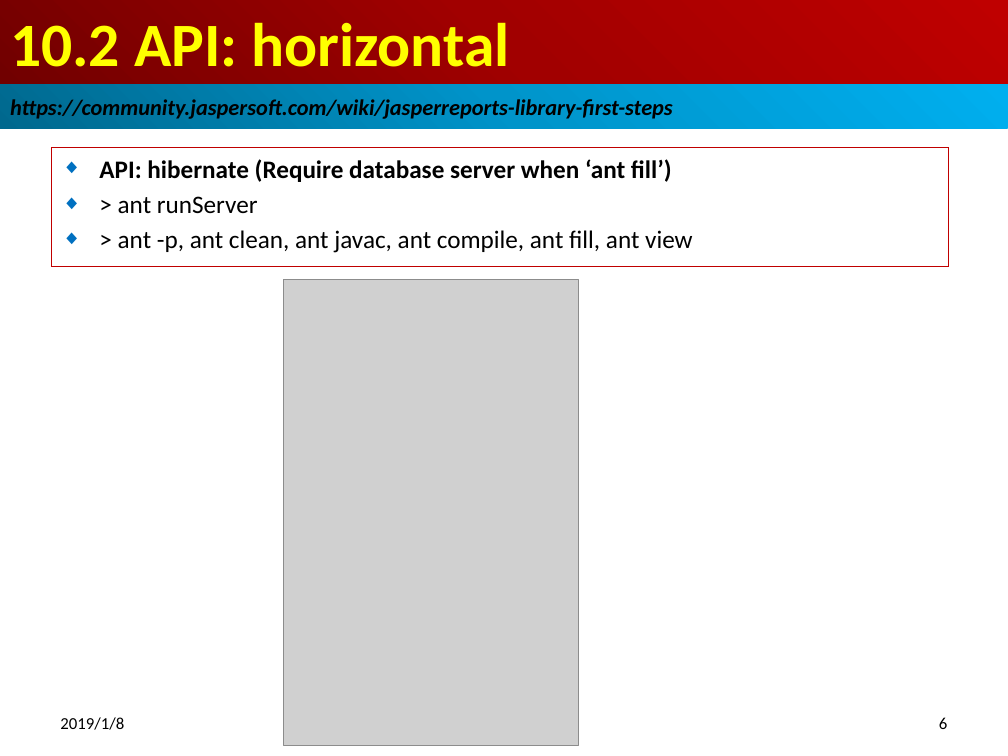
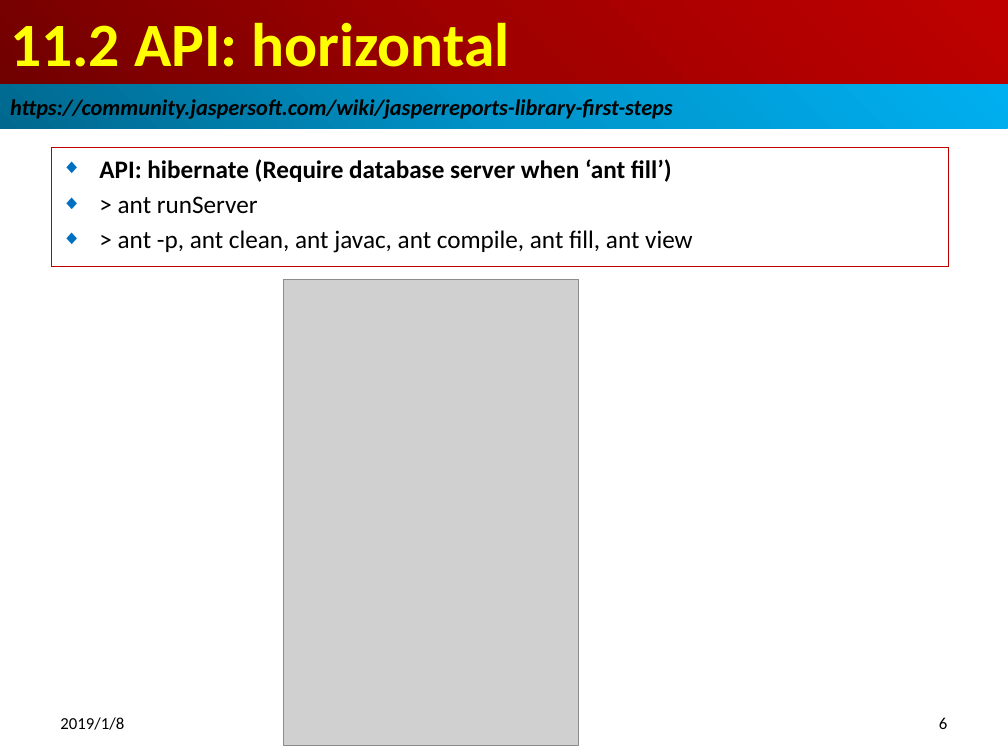
Before and after one commit to peterhchen/100-jasper-report-api-6.7.0, a slide deck: slide 6 of 15_Ch11_API_h.pptx. Drawn at 1008x756 pixels with LibreOffice and Linux fonts; fonts in the diff are those of the drawing; grey boxes stand for pictures. Boxes give left, top, right and bottom in pixels: in the first picture for what was removed or moved away, otherwise in the second. Text is boxed around its words. In the diff, an @@ line names an element or a change of style, - is before the commit and + after.

```diff
--- a/15_Ch11_API_h.pptx
+++ b/15_Ch11_API_h.pptx
@@ title at (x1=10, y1=22, x2=509, y2=67): text changed @@
-10.2 API: horizontal
+11.2 API: horizontal
```
Also in this commit, not shown: 5 other slides changed, 41 other files.
